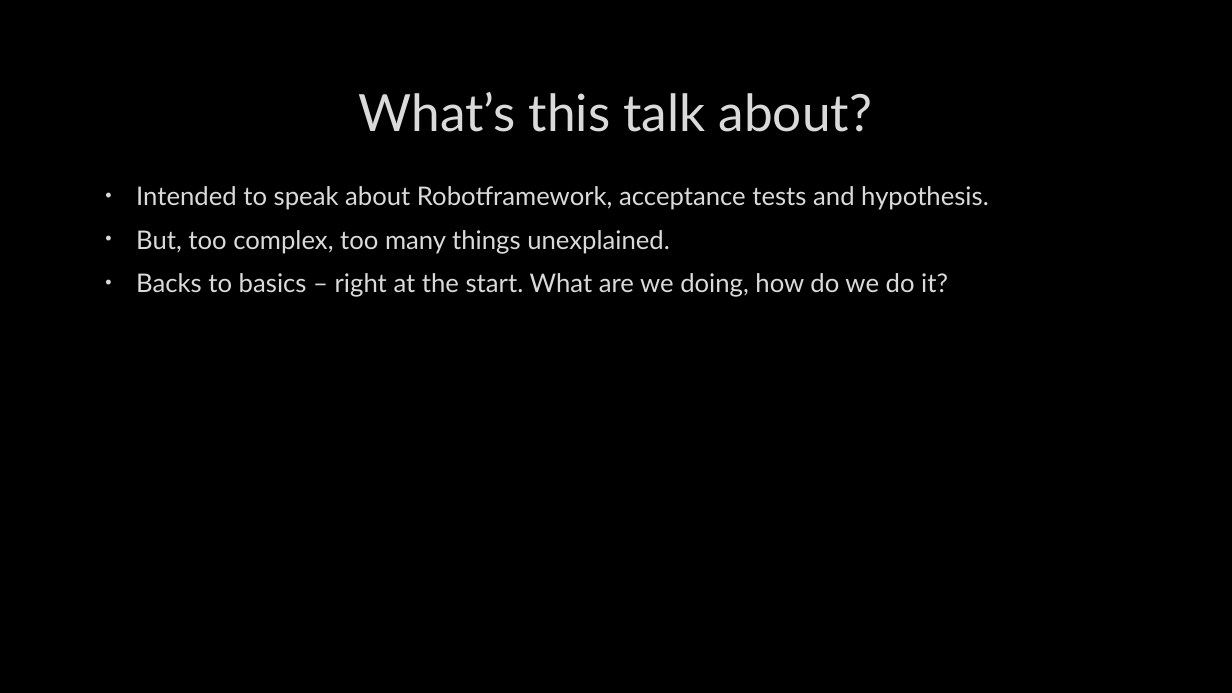
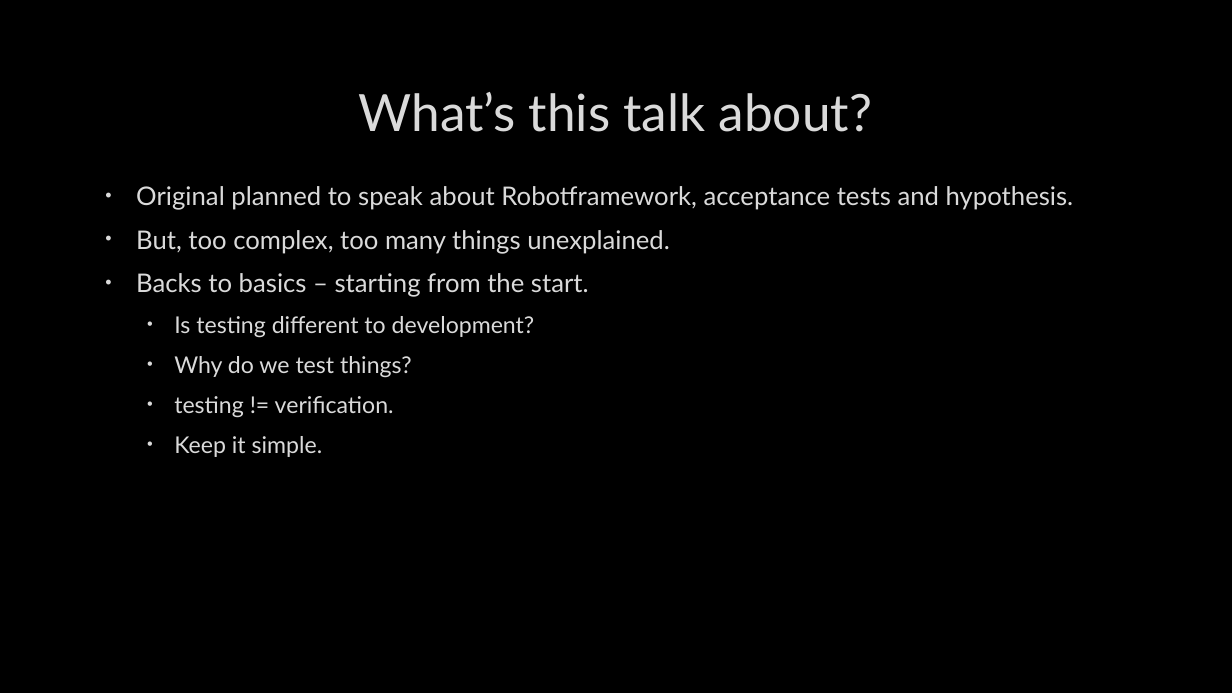
Before and after one commit to ddmee/pylondinium2018, a slide deck: slide 3 of testing - how to keep it simple.pptx. Drawn at 1232x693 pixels with LibreOffice and Linux fonts; fonts in the diff are those of the drawing; background and template pictures are left out. Boxes give left, top, right and bottom in pixels: in the first picture for what was removed or moved away, otherwise in the second. Text is boxed around its words. In the diff, an @@ line names an element or a change of style, - is before the commit and + after.

```diff
--- a/testing - how to keep it simple.pptx
+++ b/testing - how to keep it simple.pptx
@@ text at [136, 186, 1074, 210]: text changed @@
-• Intended to speak about Robotframework, acceptance tests and hypothesis.
+• Original planned to speak about Robotframework, acceptance tests and hypothesis.
@@ text at [136, 273, 589, 457]: text changed; size 20 to 18 pt @@
-• Backs to basics – right at the start. What are we doing, how do we do it?
+• Backs to basics – starting from the start.
+  • Is testing different to development?
+  • Why do we test things?
+  • testing != verification.
+  • Keep it simple.
```
Also in this commit, not shown: 10 other slides changed, 2 slides added, 1 other file.
